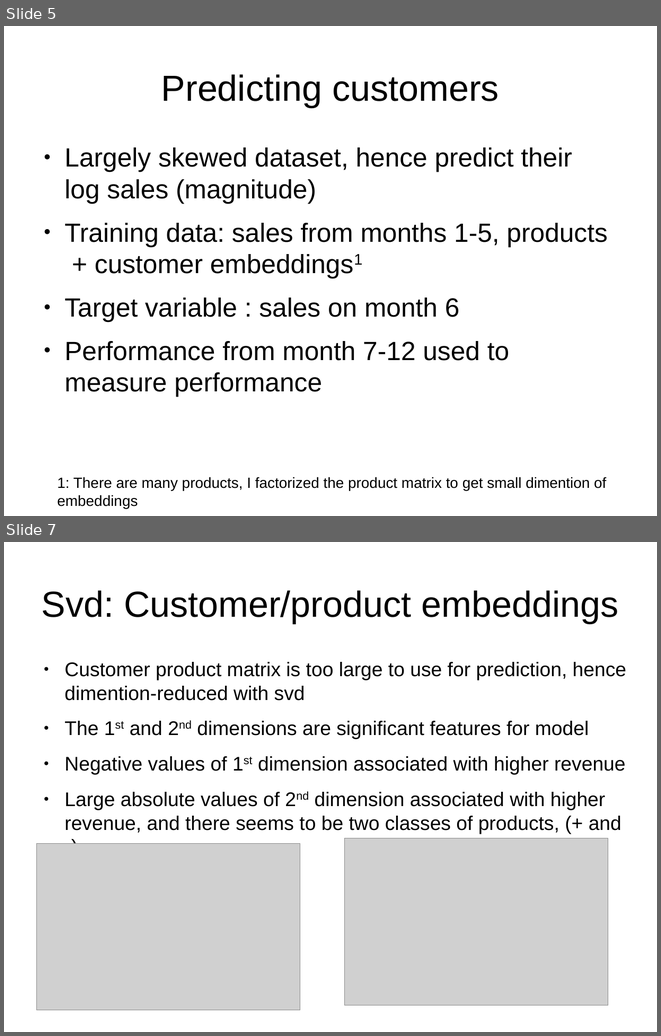
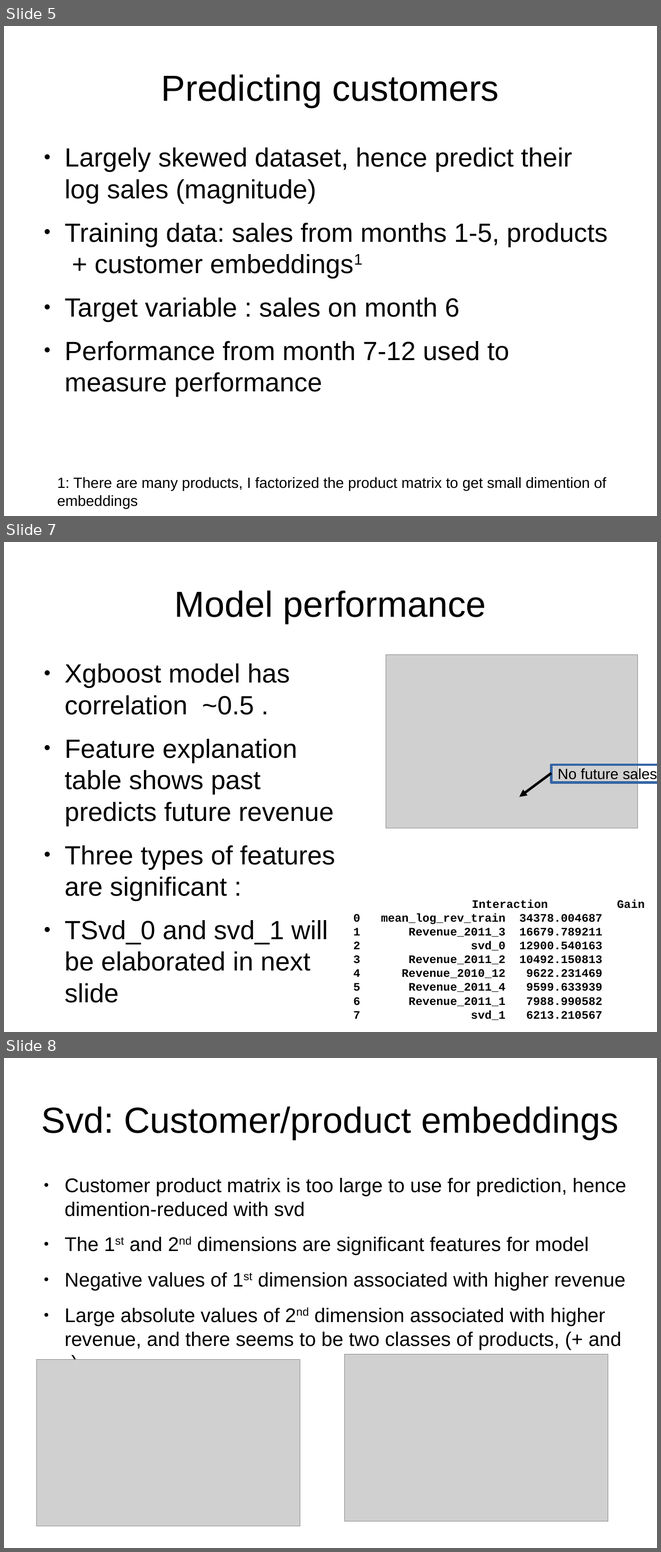
Before and after one commit to leexa90/E-commece-Data-Science, a slide deck: Present.odp. Shown one above the other, each under a label of ours: slides 5 and 7 before the commit, slides 5, 7 and 8 after it; the slides between them are not shown. The pictures are 661x1036 and 661x1552 pixels, drawn with LibreOffice and Linux fonts; fonts in the diff are those of the drawing; grey boxes stand for pictures. Boxes give left, top, right and bottom in pixels: in the first picture for what was removed or moved away, otherwise in the second. Text is boxed around its words. In the diff, an @@ line names an element or a change of style, - is before the commit and + after.

```diff
--- a/Present.odp
+++ b/Present.odp
@@ slide 7 added at [4,542,657,1032], background #FFFFFF @@
@@ title added at [174,590,486,623], 44 pt, text #000000 @@
+Model performance
@@ text added at [64,663,335,1003], 32 pt, text #000000 @@
+● Xgboost model has correlation ~0.5 .
+● Feature explanation table shows past predicts future revenue
+● Three types of features are significant :
+● TSvd_0 and svd_1 will be elaborated in next slide
@@ picture added at [386,654,638,828] @@
@@ arrow added from (551, 773) to (520, 797), #000000 3 pt @@
@@ rectangle added at [551,765,657,783], outline #3465A4 3 pt, 18 pt, text #000000 @@
+No future sales
@@ text added at [381,899,602,1020], 14 pt, text #000000, bold @@
+Interaction Gain
+0 mean_log_rev_train 34378.004687
+1 Revenue_2011_3 16679.789211
+2 svd_0 12900.540163
+3 Revenue_2011_2 10492.150813
+4 Revenue_2010_12 9622.231469
+5 Revenue_2011_4 9599.633939
+6 Revenue_2011_1 7988.990582
+7 svd_1 6213.210567
@@ what was slide 7 is now slide 8 @@
```
Also in this commit, not shown: 1 slide changed, 1 other slide added, 3 other files.
